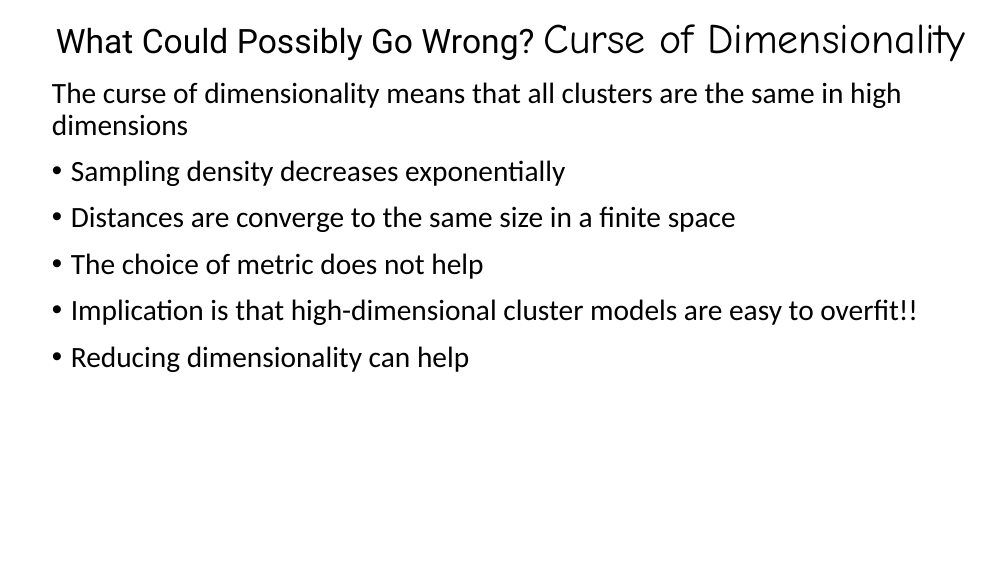
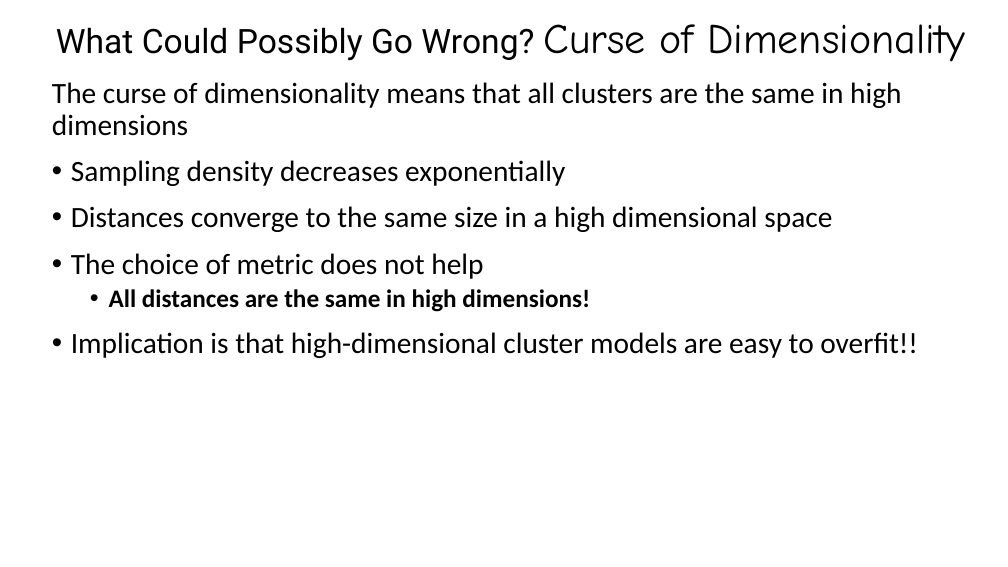
Before and after one commit to StephenElston/CSCI-E-108, a slide deck: slide 54 of slides/9_IntroductionToClustering.pptx. Drawn at 1008x567 pixels with LibreOffice and Linux fonts; fonts in the diff are those of the drawing. Boxes give left, top, right and bottom in pixels: in the first picture for what was removed or moved away, otherwise in the second. Text is boxed around its words. In the diff, an @@ line names an element or a change of style, - is before the commit and + after.

```diff
--- a/slides/9_IntroductionToClustering.pptx
+++ b/slides/9_IntroductionToClustering.pptx
@@ text at (71, 206, 832, 232): text changed @@
-• Distances are converge to the same size in a finite space
+• Distances converge to the same size in a high dimensional space
@@ text at (109, 289, 590, 312): paragraph added @@
+  • All distances are the same in high dimensions!
@@ text at (71, 346, 469, 372): paragraph removed @@
-• Reducing dimensionality can help
```
Also in this commit, not shown: 6 other slides changed, 6 slides added.
